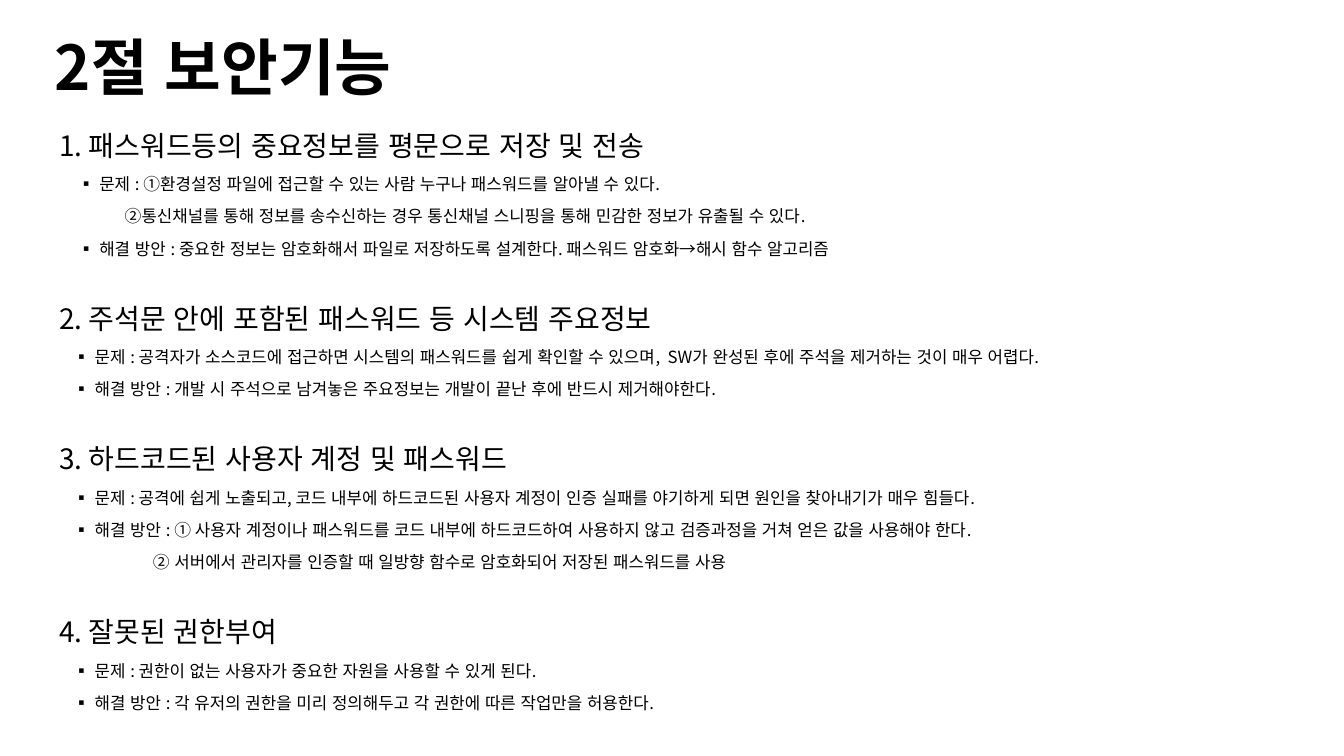
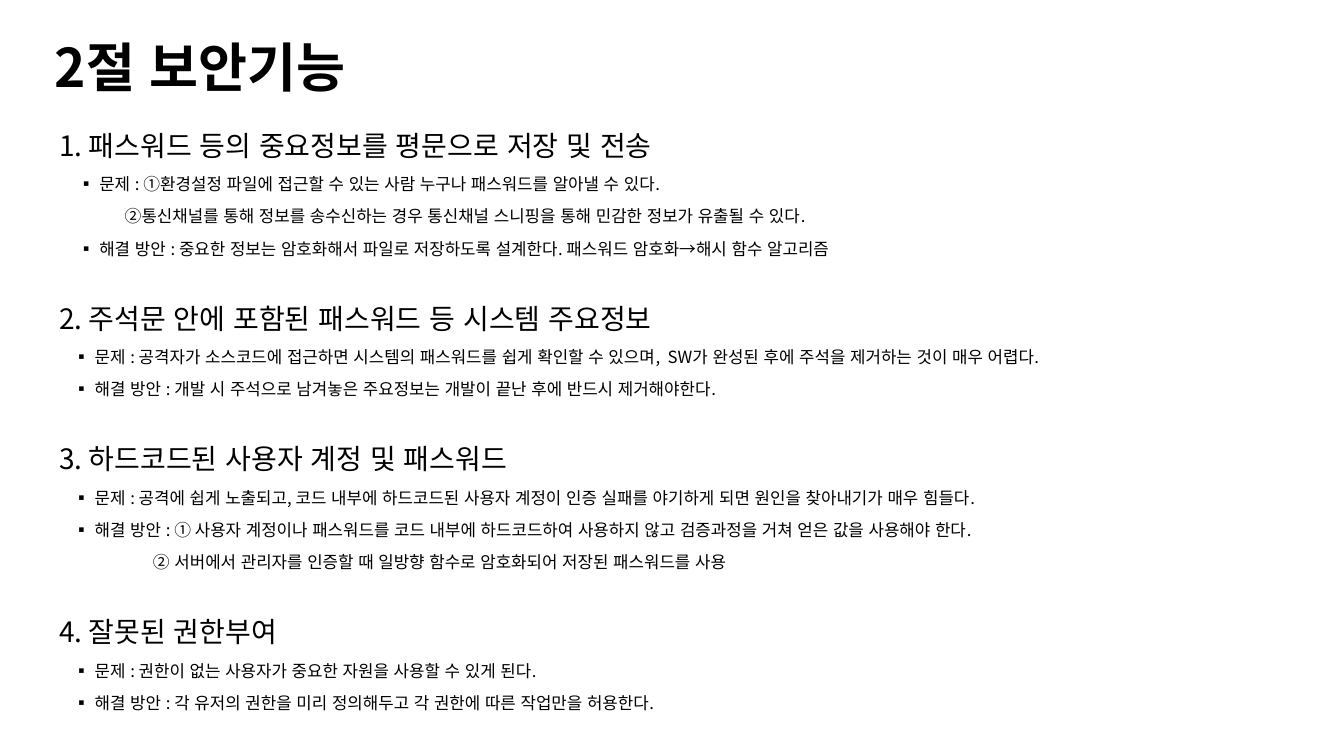
Before and after one commit to Klaxon9718/YUHAN_-security, a slide deck: slide 5 of 발표자료/Secure Coding 발표자료.pptx. Drawn at 1344x756 pixels with LibreOffice and Linux fonts; fonts in the diff are those of the drawing. Boxes give left, top, right and bottom in pixels: in the first picture for what was removed or moved away, otherwise in the second. Text is boxed around its words. In the diff, an @@ line names an element or a change of style, - is before the commit and + after.

```diff
--- a/발표자료/Secure Coding 발표자료.pptx
+++ b/발표자료/Secure Coding 발표자료.pptx
@@ title "2절 보안기능" at bbox=[55, 42, 346, 92]: size 44 to 38 pt @@
@@ text at bbox=[59, 132, 652, 159]: spaces changed @@
-1. 패스워드등의 중요정보를 평문으로 저장 및 전송
+1. 패스워드 등의 중요정보를 평문으로 저장 및 전송
```
Also in this commit, not shown: 3 other slides changed.
